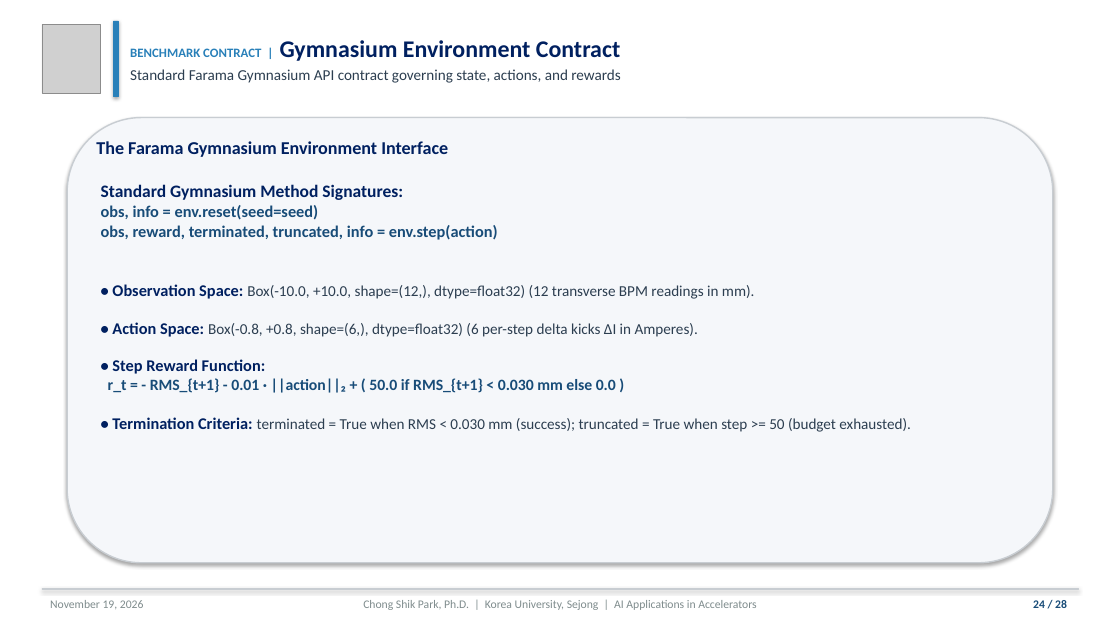
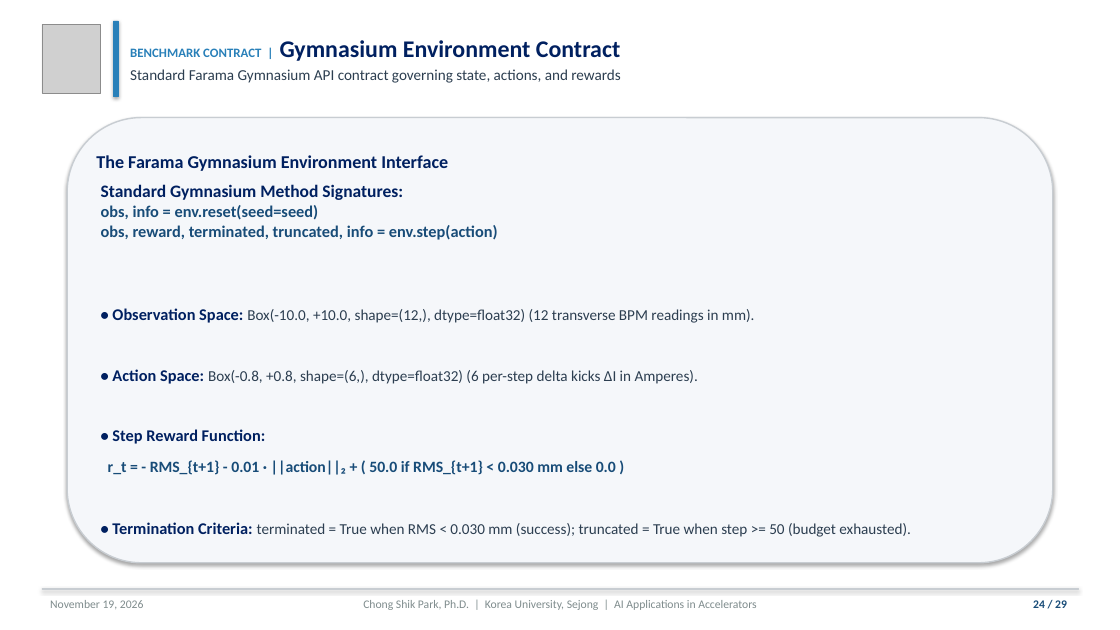
Before and after one commit to cspark7701/ai4acc-mini-hackathon, a slide deck: slide 24 of presentations/Lecture_1_AI_ML_Foundations_and_Control.pptx. Drawn at 1120x630 pixels with LibreOffice and Linux fonts; fonts in the diff are those of the drawing; grey boxes stand for pictures. Boxes give left, top, right and bottom in pixels: in the first picture for what was removed or moved away, otherwise in the second. Text is boxed around its words. In the diff, an @@ line names an element or a change of style, - is before the commit and + after.

```diff
--- a/presentations/Lecture_1_AI_ML_Foundations_and_Control.pptx
+++ b/presentations/Lecture_1_AI_ML_Foundations_and_Control.pptx
@@ text "The Farama Gymnasium Environment Interface" at [96, 155, 448, 171]: line spacing 1 to 1.61 @@
@@ text "Standard Gymnasium Method Signatures: obs, ..." at [101, 184, 911, 537]: line spacing 1 to 1.61 @@
```
Also in this commit, not shown: 27 other slides changed, 1 slide added, 10 other files.
